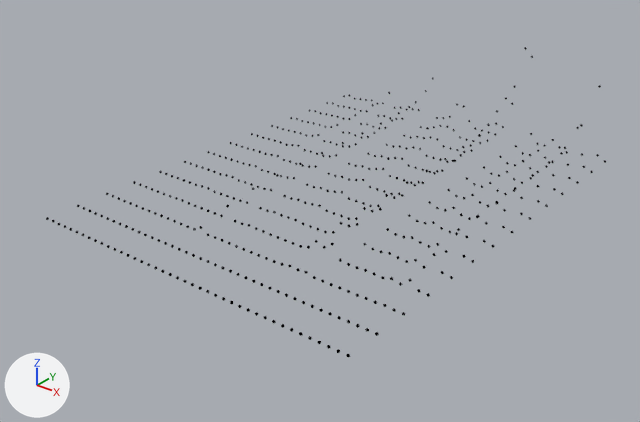
The Blender file src/Data Visualization.blend, before and after one commit.
Both versions are drawn from a 50 mm camera at (55.5, -74.0, 35.8) aimed at (-0.1, -4.5, -7.2). Lighting does not change. The marker at lower left points along +X, +Y and +Z. The same objects are shown in both versions, whatever each file hides.

Objects in the first picture: 'scatterplot'.
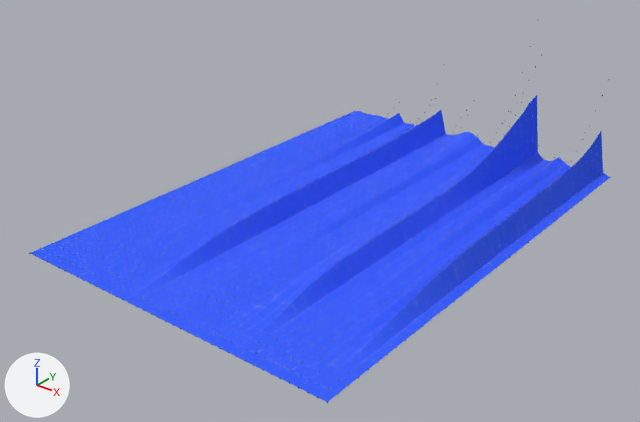
The change, as a diff of the scene's bpy script:
```diff
--- a/src/Data Visualization.blend.py
+++ b/src/Data Visualization.blend.py
@@ me_z_heightmap_bspline_mesh @@
+me_z_heightmap_bspline_mesh.from_pydata(...)  # 1722 vertices, 1640 faces; spans x -20.0..20.0, y -28.7..28.7, z -4.3..4.3
+me_z_heightmap_bspline_mesh.materials.append(mat_material_001)  # blue #3a61ff
+me_z_heightmap_bspline_mesh.materials.append(mat_wfmaterial)  # white #ffffff
@@ ob_z_heightmap_bspline @@
+ob_z_heightmap_bspline = bpy.data.objects.new('z_heightmap_BSpline', me_z_heightmap_bspline_mesh)
+ob_z_heightmap_bspline.location = (0.0, 0.0, -4.73)
+_m = ob_z_heightmap_bspline.modifiers.new('wf', 'WIREFRAME')
+_m.thickness = 0.01
+_m.use_replace = False
+_m.material_offset = 1
```

Changed parts and their boxes (x1, y1, x2, y2) in the pictures (640 x 422 px):
'z_heightmap_BSpline', added (blue)
    after: (30, 95, 610, 402)
'scatterplot', unchanged, covered by the edit
    before: (46, 47, 606, 357)
    after: (29, 46, 611, 403)
